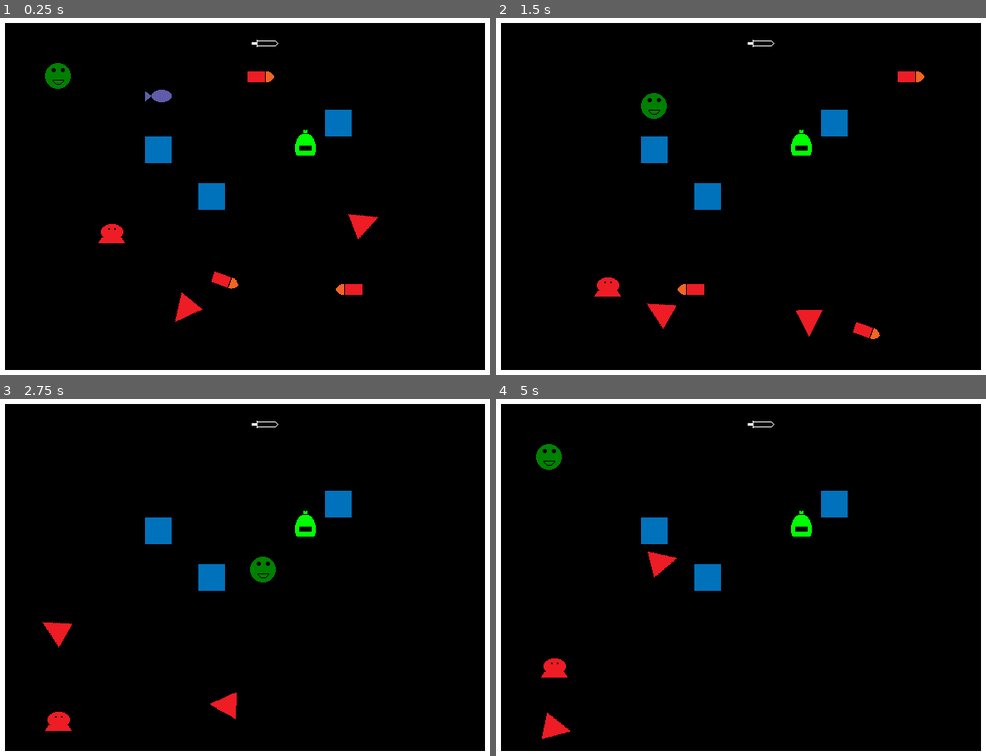
Above: before the commit, frames 1-4 (two rows, left to right).
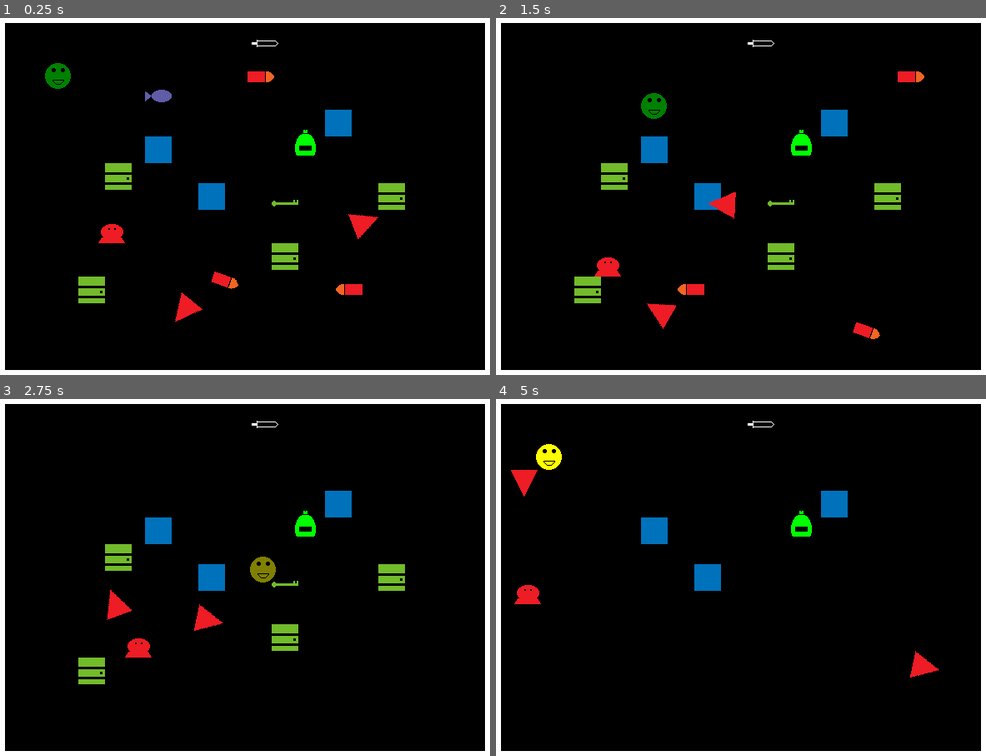
Above: after the commit, the same moments.

Repository: andOlga/game-off-2024
Game: Godot game, scene res://test_scene.tscn
Two runs of this game, one before a commit and one after it. Both use one fixed random seed, a clock stepped at 60 frames per second and the inputs below. Sound files missing from this copy of the repository are replaced by a short silence.
Inputs:
- Up to frame 1 (0.25 s): no input
- Up to frame 2 (1.5 s): tap Enter (action_pause) at 0.5 s; hold Right (move_right) 0.53-1.28 s; tap X (action_item) at 0.6 s; hold Down (move_down) from 1.28 s (still down); tap Space (action_select) at 1.35 s
- Up to frame 3 (2.75 s): release Down (move_down) at 2.03 s; hold Right (move_right) from 2.03 s (still down); tap Z (action_sword) at 2.1 s
- Up to frame 4 (5 s): release Right (move_right) at 2.78 s; hold Up (move_up) 2.78-3.53 s; tap X (action_item) at 2.85 s; hold Left (move_left) from 3.53 s (still down); tap Space (action_select) at 3.6 s; tap Z (action_sword) at 4.35 s

The runs differ from the first frame. In frame 1, 1.4% of the frame differs, in the area x 15-83%, y 40-80%; in frame 2, 2.2%; in frame 3, 2.9%, in the area x 8-83%, y 40-93%; in frame 4, 1.6%.

Commit message:
Implement doors and keys

Diff:
--- /dev/null
+++ b/game_objects/obstacles/door.gd
@@ -0,0 +1,13 @@
+class_name Door extends StaticBody2D
+
+func open() -> void:
+	show()
+	$Hitbox.set_deferred(&"disabled", false)
+
+func close() -> void:
+	hide()
+	$Hitbox.set_deferred(&"disabled", true)
+
+func toggle() -> void:
+	visible = not visible
+	$Hitbox.set_deferred(&"disabled", not $Hitbox.disabled)
--- /dev/null
+++ b/game_objects/obstacles/door.tscn
@@ -0,0 +1,20 @@
+[gd_scene load_steps=4 format=3 uid="uid://b25oxmnsnq3h6"]
+
+[ext_resource type="Script" uid="uid://dtmjw31nijp80" path="res://game_objects/obstacles/door.gd" id="1_8qjch"]
+[ext_resource type="Texture2D" uid="uid://b671gq8frs13i" path="res://sprite_images/sDoor.png" id="1_jmbpm"]
+
+[sub_resource type="RectangleShape2D" id="RectangleShape2D_8e0pr"]
+size = Vector2(32, 32)
+
+[node name="Door" type="StaticBody2D"]
+collision_layer = 8
+collision_mask = 0
+script = ExtResource("1_8qjch")
+
+[node name="Sprite" type="Sprite2D" parent="."]
+position = Vector2(16, 16)
+texture = ExtResource("1_jmbpm")
+
+[node name="Hitbox" type="CollisionShape2D" parent="."]
+position = Vector2(16, 16)
+shape = SubResource("RectangleShape2D_8e0pr")
--- /dev/null
+++ b/game_objects/pickups/key.gd
@@ -0,0 +1,8 @@
+@icon("res://sprite_images/sKey.png")
+
+extends BasePickup
+
+func activate(activator: Player) -> void:
+	for door in get_children():
+		if door is Door:
+			door.queue_free()
--- /dev/null
+++ b/game_objects/pickups/key.tscn
@@ -0,0 +1,11 @@
+[gd_scene load_steps=4 format=3 uid="uid://bnjygso137p73"]
+
+[ext_resource type="PackedScene" uid="uid://bojby5emvgqx1" path="res://game_objects/pickups/!base_pickup.tscn" id="1_tk7ip"]
+[ext_resource type="Script" uid="uid://bah08p4f3ui35" path="res://game_objects/pickups/key.gd" id="2_553j7"]
+[ext_resource type="Texture2D" uid="uid://djalbdwx2cw0w" path="res://sprite_images/sKey.png" id="2_xdds3"]
+
+[node name="Key" instance=ExtResource("1_tk7ip")]
+script = ExtResource("2_553j7")
+
+[node name="Sprite" parent="." index="0"]
+texture = ExtResource("2_xdds3")
--- a/test_scene.tscn
+++ b/test_scene.tscn
@@ -10,6 +10,8 @@
 [ext_resource type="PackedScene" uid="uid://d0k4x0llribe5" path="res://game_objects/pickups/health_potion.tscn" id="8_buypi"]
 [ext_resource type="PackedScene" uid="uid://de1fd31q4fxq2" path="res://game_objects/pickups/fish.tscn" id="9_njel3"]
 [ext_resource type="PackedScene" uid="uid://d265m4a33q21" path="res://game_objects/pickups/sword.tscn" id="10_vr1i5"]
+[ext_resource type="PackedScene" uid="uid://bnjygso137p73" path="res://game_objects/pickups/key.tscn" id="11_oo8pe"]
+[ext_resource type="PackedScene" uid="uid://b25oxmnsnq3h6" path="res://game_objects/obstacles/door.tscn" id="12_4gito"]
 
 [node name="TestScene" type="Node2D"]
 
@@ -61,3 +63,19 @@
 
 [node name="SwordPickup" parent="." instance=ExtResource("10_vr1i5")]
 position = Vector2(328, 40)
+
+[node name="Key" parent="." instance=ExtResource("11_oo8pe")]
+modulate = Color(0.447059, 0.733333, 0.168627, 1)
+position = Vector2(352, 232)
+
+[node name="Door" parent="Key" instance=ExtResource("12_4gito")]
+position = Vector2(128, -8)
+
+[node name="Door2" parent="Key" instance=ExtResource("12_4gito")]
+position = Vector2(0, 64)
+
+[node name="Door3" parent="Key" instance=ExtResource("12_4gito")]
+position = Vector2(-232, 104)
+
+[node name="Door4" parent="Key" instance=ExtResource("12_4gito")]
+position = Vector2(-200, -32)
Not shown, added: game_objects/obstacles/door.gd.uid
Not shown, added: game_objects/pickups/key.gd.uid
Not shown: 1 places in test_scene.tscn that only renumber resources
